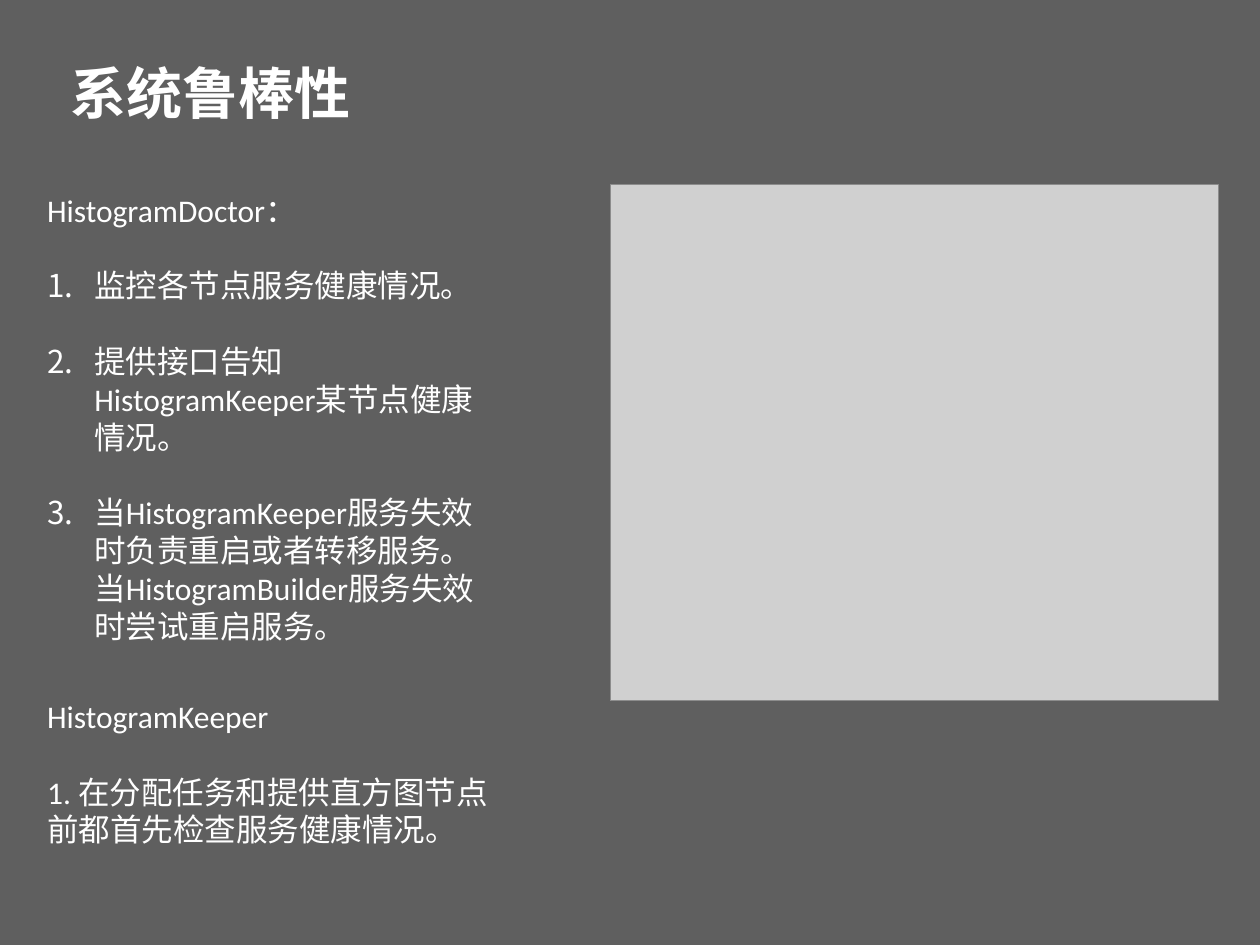
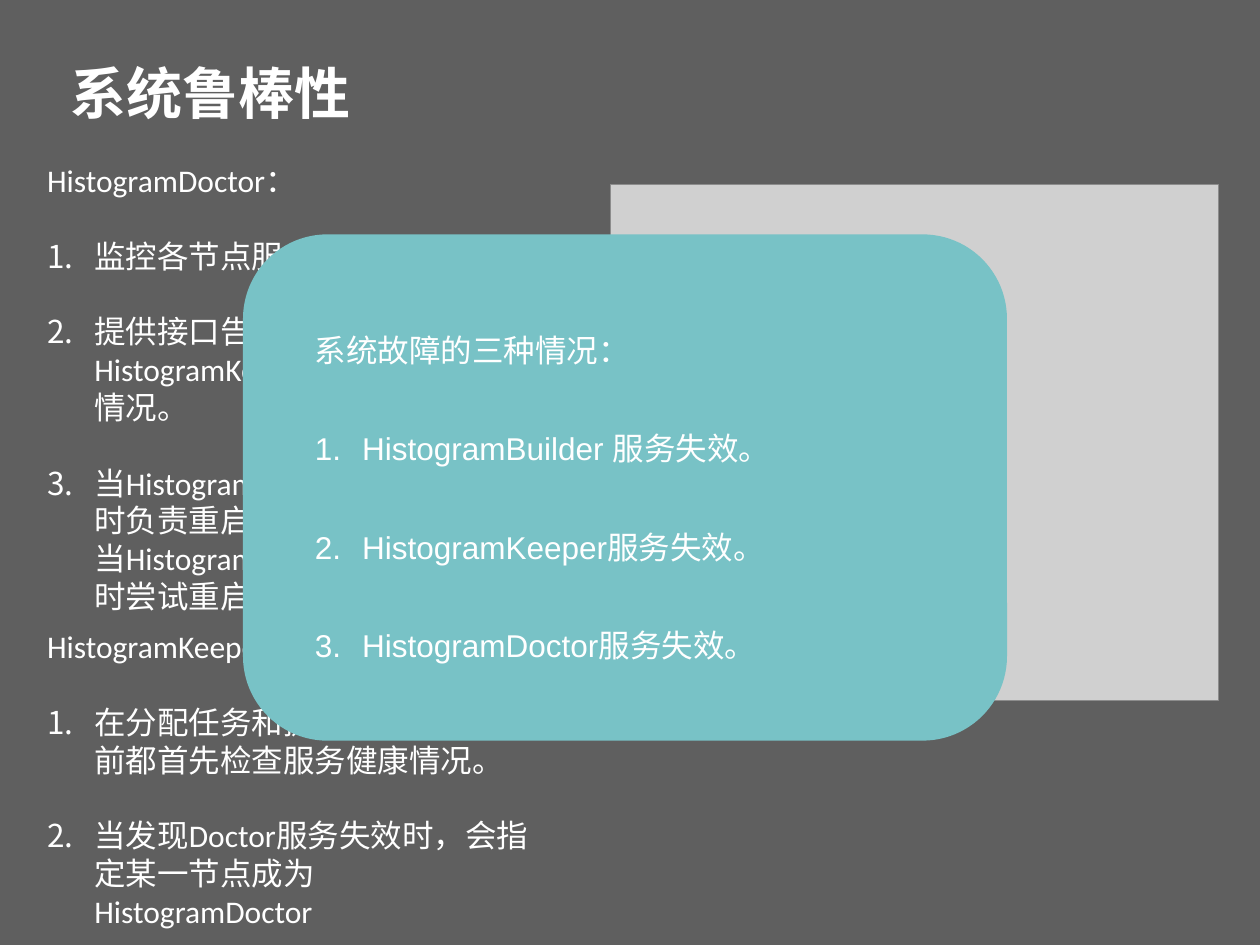
Before and after one commit to beautifulSoup/GraduateDesign, a slide deck: slide 10 of Impala直方图模块设计.pptx. Drawn at 1260x945 pixels with LibreOffice and Linux fonts; fonts in the diff are those of the drawing; grey boxes stand for pictures; background and template pictures are left out. Boxes give left, top, right and bottom in pixels: in the first picture for what was removed or moved away, otherwise in the second. Text is boxed around its words. In the diff, an @@ line names an element or a change of style, - is before the commit and + after.

```diff
--- a/Impala直方图模块设计.pptx
+++ b/Impala直方图模块设计.pptx
@@ text "HistogramDoctor：" rewrapped from box(47, 200, 474, 641) to box(47, 170, 474, 617) @@
@@ rounded rectangle added at box(243, 234, 1007, 741), fill #78C2C6 @@
@@ text added at box(315, 335, 771, 663), 18 pt, text #FFFFFF @@
+系统故障的三种情况：
+1. HistogramBuilder 服务失效。
+2. HistogramKeeper服务失效。
+3. HistogramDoctor服务失效。
@@ text "HistogramKeeper": place and size @@
-text "HistogramKeeper" at box(47, 706, 488, 844)
+text "HistogramKeeper" at box(47, 632, 528, 929)
@@ text at box(94, 702, 528, 929): text changed @@
-1. 在分配任务和提供直方图节点前都首先检查服务健康情况。
+1. 在分配任务和提供直方图节点前都首先检查服务健康情况。
+2. 当发现Doctor服务失效时，会指定某一节点成为HistogramDoctor
```
Also in this commit, not shown: 1 other slide changed, 4 other files.
